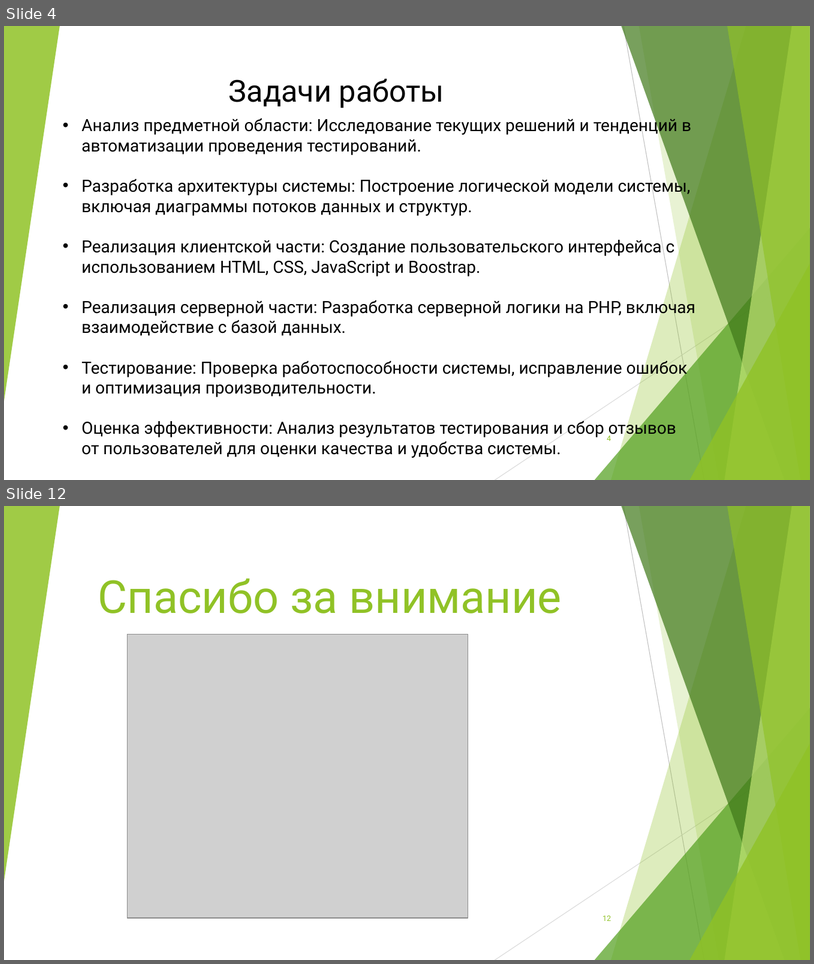
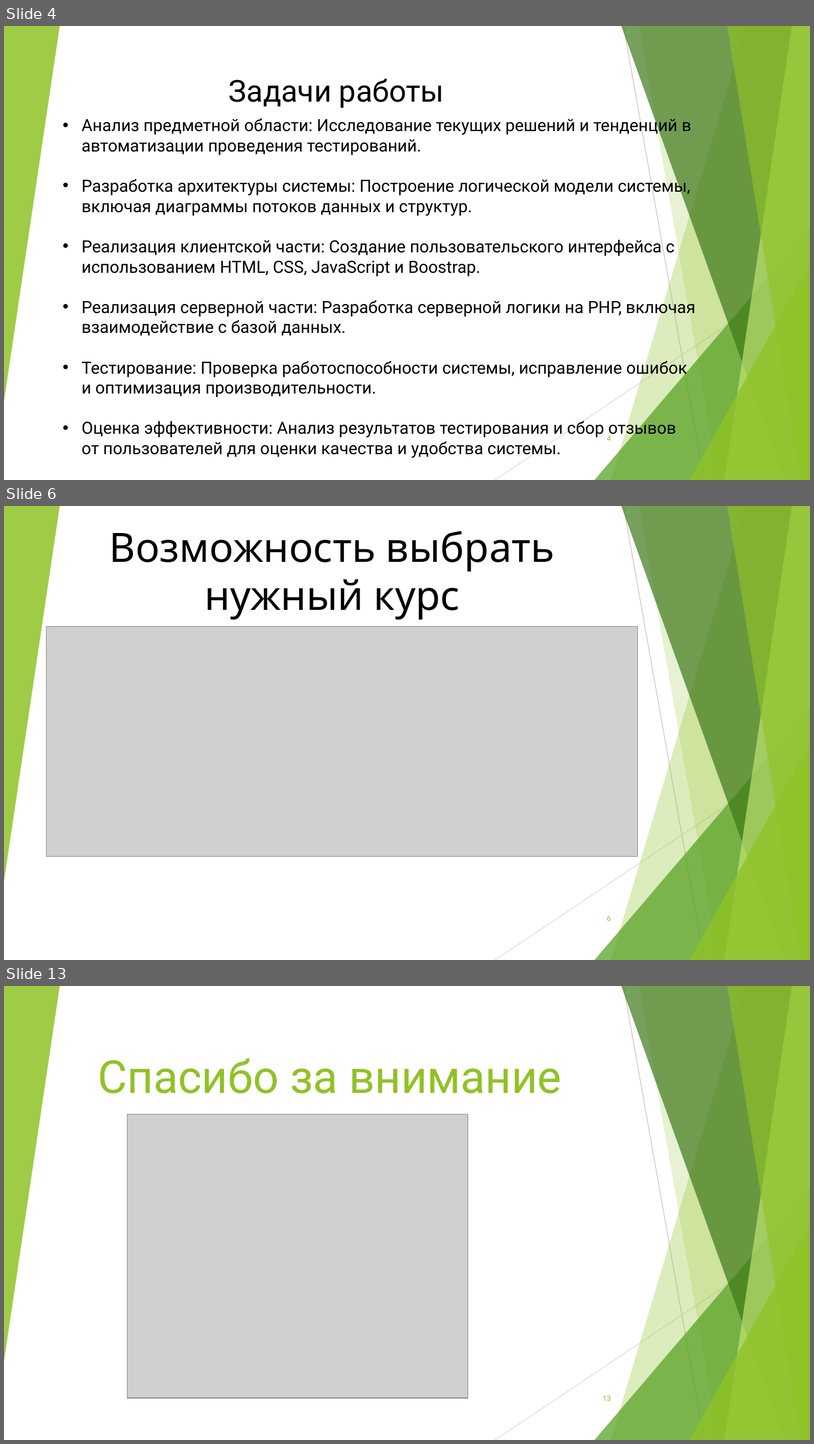
Before and after one commit to vakitari/prDipl, a slide deck: bas.pptx. Shown one above the other, each under a label of ours: slides 4 and 12 before the commit, slides 4, 6 and 13 after it; the slides between them are not shown. The pictures are 814x964 and 814x1444 pixels, drawn with LibreOffice and Linux fonts; fonts in the diff are those of the drawing; grey boxes stand for pictures. Boxes give left, top, right and bottom in pixels: in the first picture for what was removed or moved away, otherwise in the second. Text is boxed around its words. In the diff, an @@ line names an element or a change of style, - is before the commit and + after.

```diff
--- a/bas.pptx
+++ b/bas.pptx
@@ slide 6 added at (x1=4, y1=506, x2=810, y2=960), background #FFFFFF; not listed: 10 template elements that a slide beside it also shows @@
@@ text added at (x1=110, y1=531, x2=555, y2=619), 48 pt, text #000000 @@
+Возможность выбрать нужный курс
@@ picture added at (x1=47, y1=627, x2=638, y2=856) @@
@@ page number added at (x1=607, y1=915, x2=611, y2=921), 9 pt, text #90C226 @@
+6
@@ what was slide 12 is now slide 13 @@
@@ page number at (x1=603, y1=1395, x2=611, y2=1401): text changed @@
-12
+13
```
Also in this commit, not shown: 5 slides changed, 5 other slides added, 5 slides removed, 1 other file.
